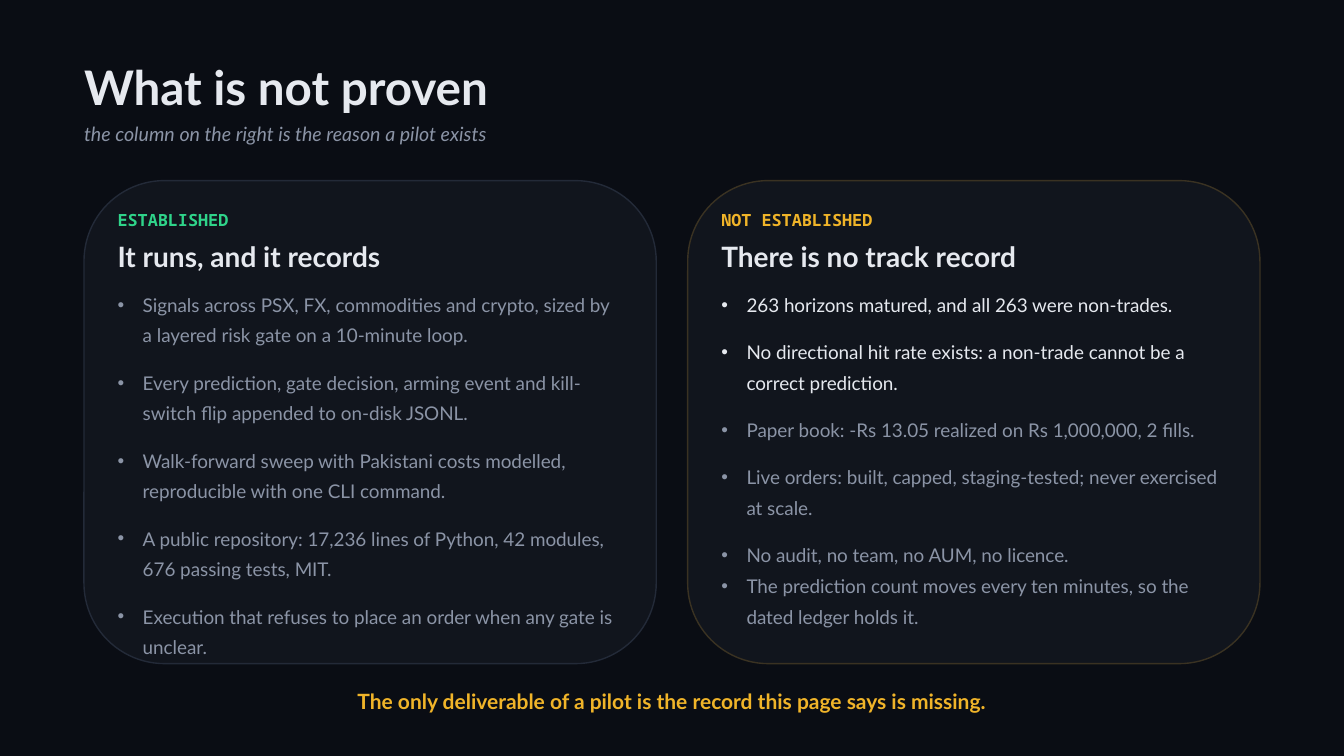
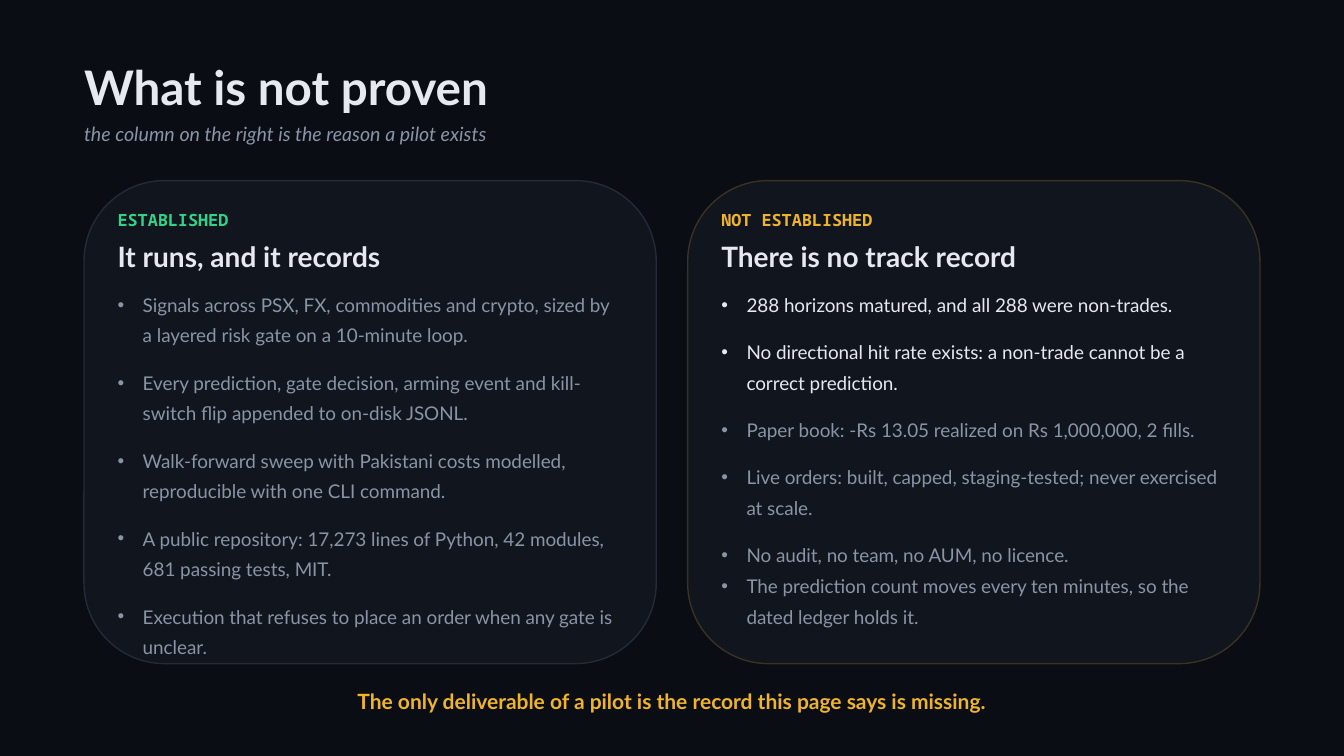
Before and after one commit to zhaider5142009-oss/kairos, a slide deck: slide 6 of docs/investors/KAIROS_Investor_Deck.pptx. Drawn at 1344x756 pixels with LibreOffice and Linux fonts; fonts in the diff are those of the drawing. Boxes give left, top, right and bottom in pixels: in the first picture for what was removed or moved away, otherwise in the second. Text is boxed around its words. In the diff, an @@ line names an element or a change of style, - is before the commit and + after.

Commit message:
Fourteen strategies were silent; three of them were not choosing silence
`tools/strategy_attribution.py` grades what a strategy claims, so a member that
returns None on every slice is indistinguishable from one that looked and said
nothing. Fourteen of the hundred recorded zero votes across all 1,029 slices.
Three of those were defects behind a `.get` default, not decisions:

- `Beta-Vol Overlay` read `features["vol_percentile"]`, which only `detect_regime`
  produced. The default answered 0.5, the gate wanted 0.85, and the de-risking
  member never spoke on any tape. `compute_features` emits it now as the
  instrument's own rolling-vol rank, so it is a rank and not a level.
- Garman-Klass and Parkinson were the only two volatility fields left as per-bar
  numbers in a dict whose every neighbour is annualized. `Garman-Klass vs Close
  Divergence` compared them at a 1.5x gate and scored 0.34 on a frame that now
  scores 5.46 — unreachable by a factor of about sixteen. Both are annualized.
- `amihud` divided by `dollar + 1e-9`, so a missing print read 3.9e15 where the
  same frames now read 4.5: the size veto was loudest where the data could not
  speak. Bars with no turnover are excluded, and the gate reads a ratio against
  the instrument's own median — a percentile of its own tail could never cross a
  strict comparison on a book that stays dry, because a plateau ties with itself.

The 5 new tests assert the pre-fix scale by dividing the fixed number back down,
so the tests fail if the annualization goes missing rather than only if it is
present. The remaining eleven silences are classified: six read fundamentals or
news the walk-forward never builds, and the rest are deliberate abstention.

Also fixed: the non-trade figure test hard-coded 263 as "the stale example", and
263 became the live matured count when the ledger grew, so the sentence had three
stale digits where the test asserted two. The wrong values are now derived from
the live ones, and the assertion names which slots were caught.

Pack restamped (17,273 lines, 681 tests, 288 matured / 288 non-trades, 398
cycles, 3,613 journaled), three whitepaper rows added and section 8's group
counts made to sum — row 8 was in no group. Deck patched last, then the suite
and the figure guard green. Directional matured calls remain zero, so no hit
rate is quoted anywhere in this commit.

```diff
--- a/docs/investors/KAIROS_Investor_Deck.pptx
+++ b/docs/investors/KAIROS_Investor_Deck.pptx
@@ text at box(747, 298, 1172, 314): text changed @@
-• 263 horizons matured, and all 263 were non-trades.
+• 288 horizons matured, and all 288 were non-trades.
@@ text at box(143, 532, 604, 580): text changed @@
-• A public repository: 17,236 lines of Python, 42 modules, 676 passing tests, MIT.
+• A public repository: 17,273 lines of Python, 42 modules, 681 passing tests, MIT.
```
Also in this commit, not shown: 3 other slides changed, 12 other files.
